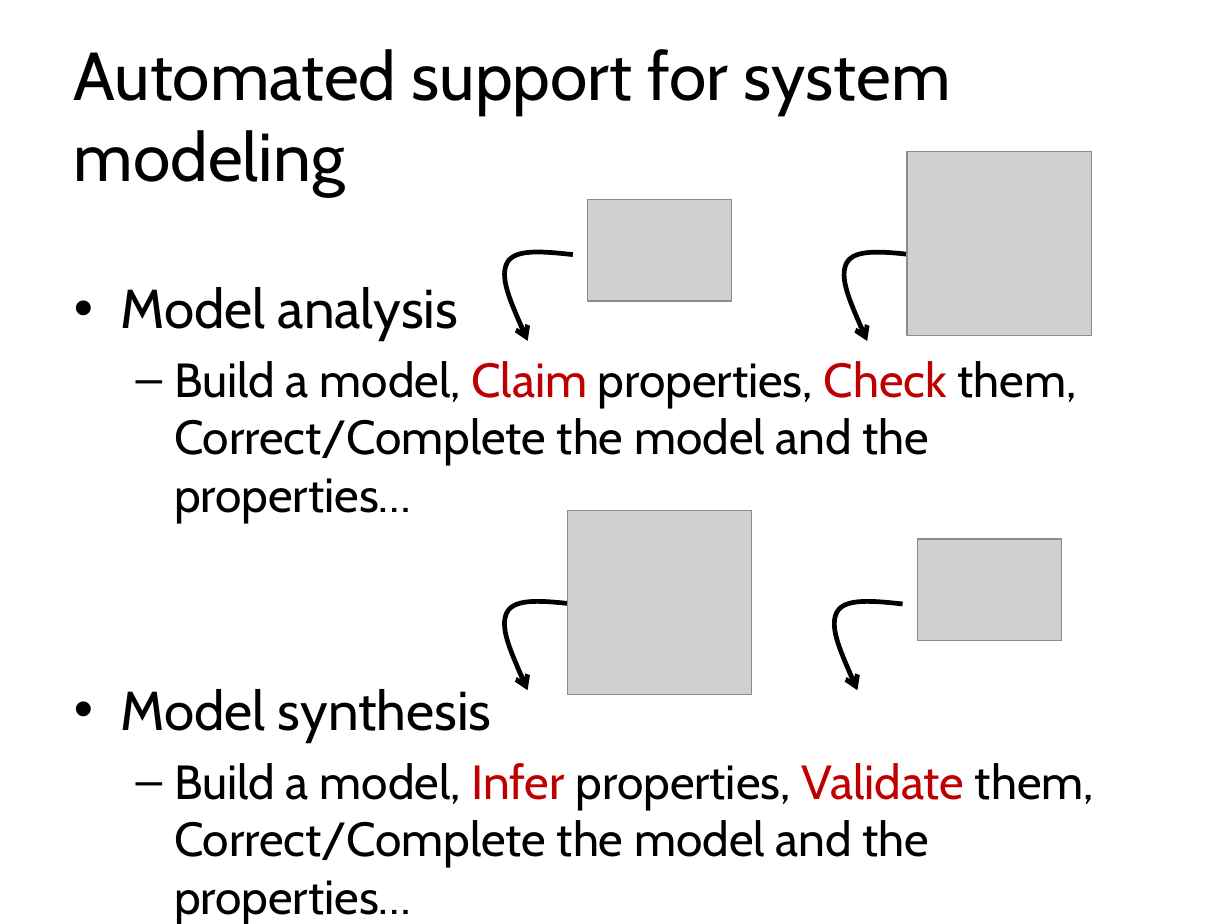
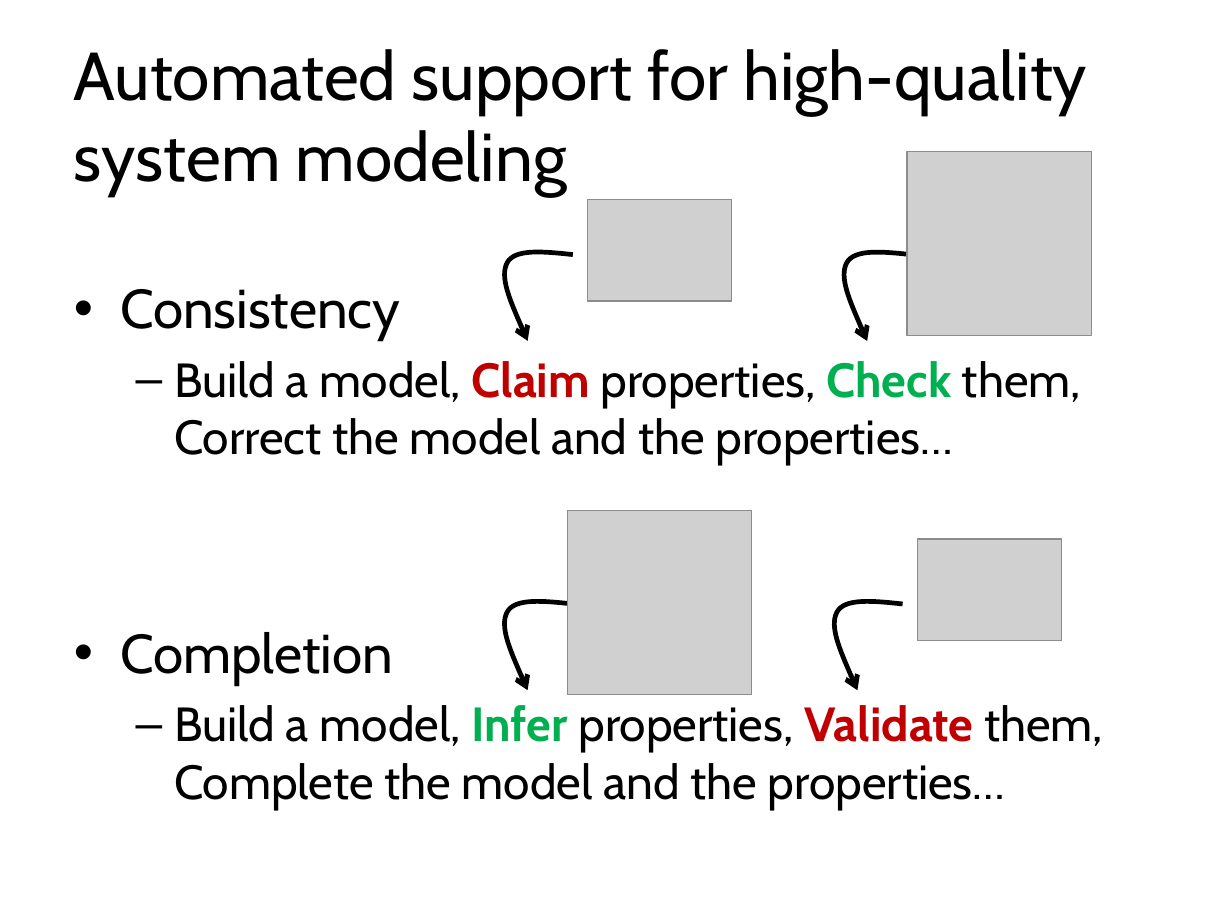
Before and after one commit to blambeau/phd, a slide deck: slide 33 of public-defense/slides.pptx (slide 28 before the commit). Drawn at 1232x924 pixels with LibreOffice and Linux fonts; fonts in the diff are those of the drawing; grey boxes stand for pictures. Boxes give left, top, right and bottom in pixels: in the first picture for what was removed or moved away, otherwise in the second. Text is boxed around its words. In the diff, an @@ line names an element or a change of style, - is before the commit and + after.

```diff
--- a/public-defense/slides.pptx
+++ b/public-defense/slides.pptx
@@ title at bbox=[74, 49, 1087, 196]: text changed @@
-Automated support for system modeling
+Automated support for high-quality system modeling
@@ text at bbox=[120, 289, 1103, 810]: text changed @@
-• Model analysis
-  – Build a model, Claim properties, Check them, Correct/Complete the model and the properties…
-• Model synthesis
-  – Build a model, Infer properties, Validate them, Correct/Complete the model and the properties…
+• Consistency
+  – Build a model, Claim properties, Check them, Correct the model and the properties…
+• Completion
+  – Build a model, Infer properties, Validate them, Complete the model and the properties…
```
Also in this commit, not shown: 24 other slides changed, 15 slides added, 17 other files.
